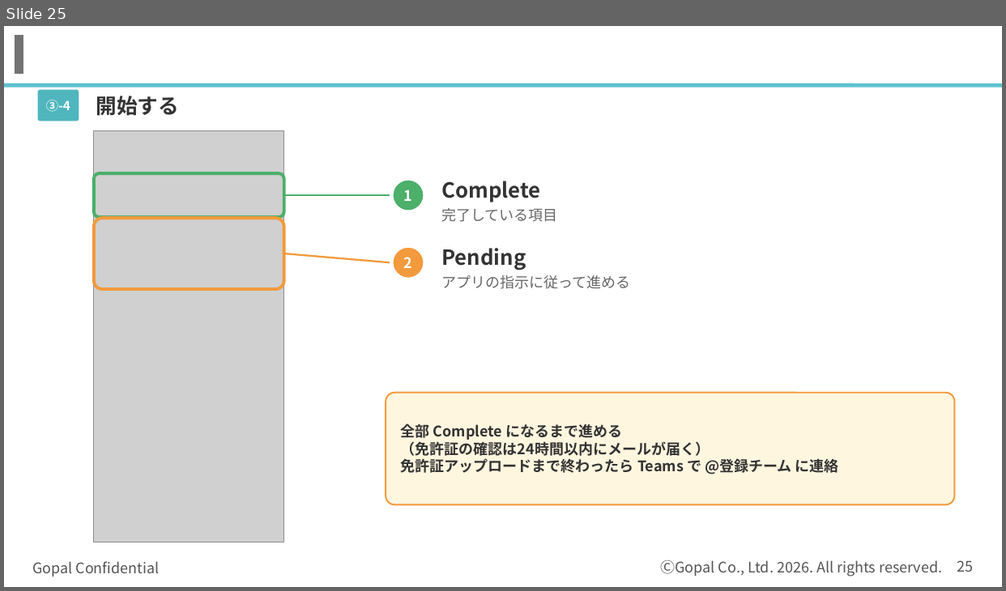
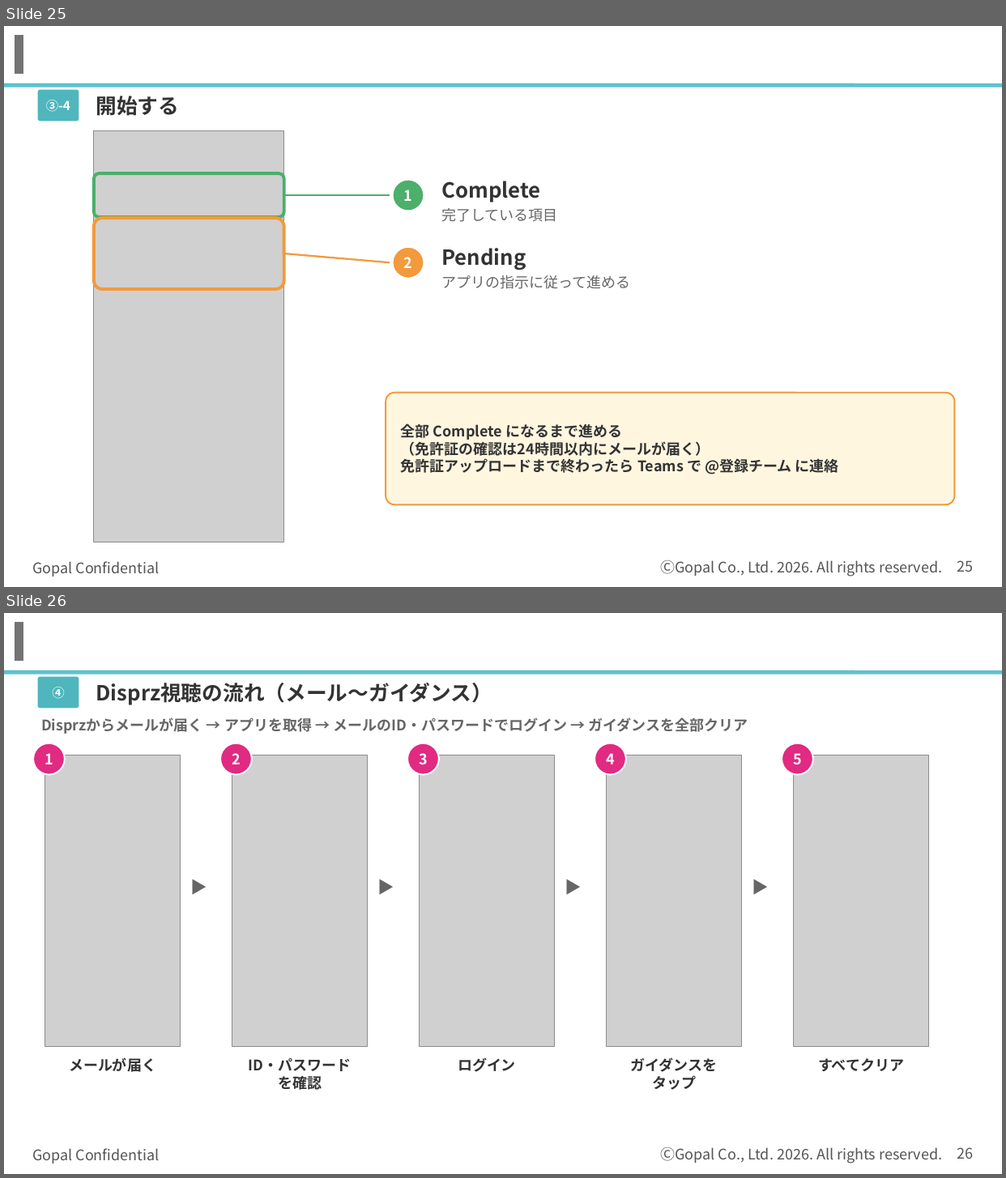
Before and after one commit to kagayugopal-eng/tamu, a slide deck: out/登録の流れ_書類準備まで.pptx. Shown one above the other, each under a label of ours: slide 25 before the commit, slides 25 and 26 after it. The pictures are 1006x591 and 1006x1178 pixels, drawn with LibreOffice and Linux fonts; fonts in the diff are those of the drawing; grey boxes stand for pictures; background and template pictures are left out. Boxes give left, top, right and bottom in pixels: in the first picture for what was removed or moved away, otherwise in the second. Text is boxed around its words. In the diff, an @@ line names an element or a change of style, - is before the commit and + after.

```diff
--- a/out/登録の流れ_書類準備まで.pptx
+++ b/out/登録の流れ_書類準備まで.pptx
@@ slide 26 added at (x1=4, y1=613, x2=1002, y2=1174), background #FFFFFF; not listed: 5 template elements that a slide beside it also shows @@
@@ rounded rectangle added at (x1=38, y1=677, x2=79, y2=708), fill #4FB6BE @@
@@ text added at (x1=96, y1=683, x2=492, y2=705), 20 pt, text #333333, bold @@
+Disprz視聴の流れ（メール〜ガイダンス）
@@ text added at (x1=52, y1=687, x2=64, y2=699), 12 pt, text #FFFFFF, bold @@
+④
@@ text added at (x1=41, y1=717, x2=748, y2=734), 14 pt, text #666666, bold @@
+Disprzからメールが届く → アプリを取得 → メールのID・パスワードでログイン → ガイダンスを全部クリア
@@ ellipse added at (x1=33, y1=743, x2=65, y2=775), fill #E12A82, outline #FFFFFF 1.5 pt, 14 pt, text #FFFFFF, bold @@
+1
@@ picture added at (x1=45, y1=756, x2=180, y2=1047) @@
@@ ellipse added at (x1=220, y1=743, x2=252, y2=775), fill #E12A82, outline #FFFFFF 1.5 pt, 14 pt, text #FFFFFF, bold @@
+2
@@ picture added at (x1=232, y1=756, x2=367, y2=1047) @@
@@ ellipse added at (x1=407, y1=743, x2=439, y2=775), fill #E12A82, outline #FFFFFF 1.5 pt, 14 pt, text #FFFFFF, bold @@
+3
@@ picture added at (x1=420, y1=756, x2=554, y2=1047) @@
@@ ellipse added at (x1=594, y1=743, x2=626, y2=775), fill #E12A82, outline #FFFFFF 1.5 pt, 14 pt, text #FFFFFF, bold @@
+4
@@ picture added at (x1=607, y1=756, x2=741, y2=1047) @@
@@ ellipse added at (x1=782, y1=743, x2=813, y2=775), fill #E12A82, outline #FFFFFF 1.5 pt, 14 pt, text #FFFFFF, bold @@
+5
@@ picture added at (x1=794, y1=756, x2=928, y2=1047) @@
@@ text added at (x1=180, y1=875, x2=217, y2=913), 16 pt, text #666666, bold @@
+▶
@@ text added at (x1=367, y1=875, x2=404, y2=913), 16 pt, text #666666, bold @@
+▶
@@ text added at (x1=554, y1=875, x2=592, y2=913), 16 pt, text #666666, bold @@
+▶
@@ text added at (x1=741, y1=875, x2=779, y2=913), 16 pt, text #666666, bold @@
+▶
@@ text added at (x1=69, y1=1058, x2=156, y2=1072), 14 pt, text #333333, bold @@
+メールが届く
@@ text added at (x1=249, y1=1059, x2=351, y2=1090), 14 pt, text #333333, bold @@
+ID・パスワード
+を確認
@@ text added at (x1=458, y1=1058, x2=516, y2=1072), 14 pt, text #333333, bold @@
+ログイン
@@ text added at (x1=631, y1=1058, x2=718, y2=1090), 14 pt, text #333333, bold @@
+ガイダンスを
+タップ
@@ text added at (x1=818, y1=1059, x2=904, y2=1071), 14 pt, text #333333, bold @@
+すべてクリア
```
Also in this commit, not shown: 1 slide changed, 7 other slides added.
